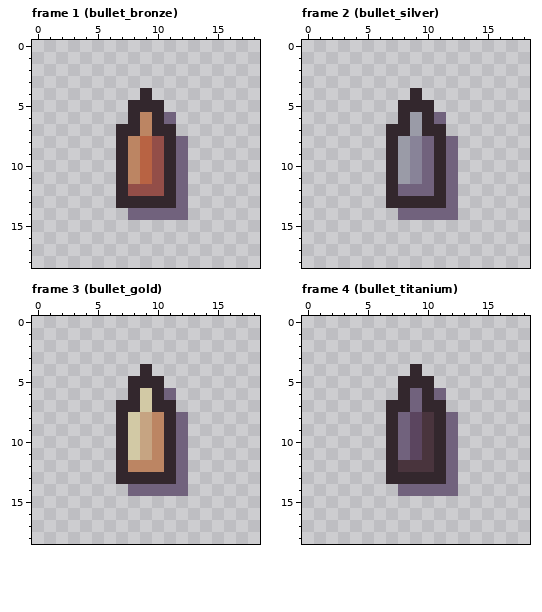
Pixel-art file -- dev/tokens.aseprite. The picture above is the old version.
19x19 pixels, 25 frames. Shown: frame 1 (bullet_bronze), frame 2 (bullet_silver), frame 3 (bullet_gold), frame 4 (bullet_titanium). The commit also changed other frames, which this record leaves out.
After:
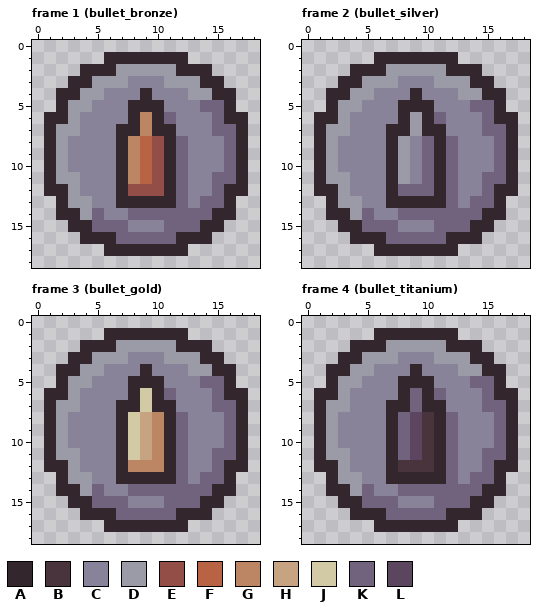
Palette (. is transparent): A #33272d  B #49343d  C #888398  D #9a9ba7  E #934e48  F #b86343  G #bc8563  H #c6a482  J #d2c9a5  K #71627d  L #5b455f
Edits made:
--- frame 1 (bullet_bronze)
@@ x 0..18 @@
  0 ...................
- 1 ...................
- 2 ...................
- 3 ...................
- 4 .........A.........
- 5 ........AAA........
- 6 ........AGAK.......
- 7 .......AAGAA.......
- 8 .......AGFEAK......
- 9 .......AGFEAK......
-10 .......AGFEAK......
-11 .......AGFEAK......
-12 .......AEEEAK......
-13 .......AAAAAK......
-14 ........KKKKK......
-15 ...................
-16 ...................
-17 ...................
+ 1 ......AAAAAAA......
+ 2 ....AAADDDDDAAA....
+ 3 ...AADDDCCCDDDAA...
+ 4 ..AADDCCCACCCDDAA..
+ 5 ..ADDCCCAAACCCKKA..
+ 6 .AADCCCCAGAKCCCKAA.
+ 7 .ADDCCCAAGAACCCKKA.
+ 8 .ADCCCCAGFEAKCCCKA.
+ 9 .ADCCCCAGFEAKCCCKA.
+10 .ADCCCCAGFEAKCCCKA.
+11 .ADDCCCAGFEAKCCKKA.
+12 .AADCCCAEEEAKCCKAA.
+13 ..ADDCCAAAAAKCKKA..
+14 ..AADKCCKKKKKKKAA..
+15 ...AAKKKCCCKKKAA...
+16 ....AAAKKKKKAAA....
+17 ......AAAAAAA......
 18 ...................
--- frame 2 (bullet_silver)
@@ x 0..18 @@
  0 ...................
- 1 ...................
- 2 ...................
- 3 ...................
- 4 .........A.........
- 5 ........AAA........
- 6 ........ADAK.......
- 7 .......AADAA.......
- 8 .......ADCKAK......
- 9 .......ADCKAK......
-10 .......ADCKAK......
-11 .......ADCKAK......
-12 .......AKKKAK......
-13 .......AAAAAK......
-14 ........KKKKK......
-15 ...................
-16 ...................
-17 ...................
+ 1 ......AAAAAAA......
+ 2 ....AAADDDDDAAA....
+ 3 ...AADDDCCCDDDAA...
+ 4 ..AADDCCCACCCDDAA..
+ 5 ..ADDCCCAAACCCKKA..
+ 6 .AADCCCCADAKCCCKAA.
+ 7 .ADDCCCAADAACCCKKA.
+ 8 .ADCCCCADCKAKCCCKA.
+ 9 .ADCCCCADCKAKCCCKA.
+10 .ADCCCCADCKAKCCCKA.
+11 .ADDCCCADCKAKCCKKA.
+12 .AADCCCAKKKAKCCKAA.
+13 ..ADDCCAAAAAKCKKA..
+14 ..AADKCCKKKKKKKAA..
+15 ...AAKKKCCCKKKAA...
+16 ....AAAKKKKKAAA....
+17 ......AAAAAAA......
 18 ...................
--- frame 3 (bullet_gold)
@@ x 0..18 @@
  0 ...................
- 1 ...................
- 2 ...................
- 3 ...................
- 4 .........A.........
- 5 ........AAA........
- 6 ........AJAK.......
- 7 .......AAJAA.......
- 8 .......AJHGAK......
- 9 .......AJHGAK......
-10 .......AJHGAK......
-11 .......AJHGAK......
-12 .......AGGGAK......
-13 .......AAAAAK......
-14 ........KKKKK......
-15 ...................
-16 ...................
-17 ...................
+ 1 ......AAAAAAA......
+ 2 ....AAADDDDDAAA....
+ 3 ...AADDDCCCDDDAA...
+ 4 ..AADDCCCACCCDDAA..
+ 5 ..ADDCCCAAACCCKKA..
+ 6 .AADCCCCAJAKCCCKAA.
+ 7 .ADDCCCAAJAACCCKKA.
+ 8 .ADCCCCAJHGAKCCCKA.
+ 9 .ADCCCCAJHGAKCCCKA.
+10 .ADCCCCAJHGAKCCCKA.
+11 .ADDCCCAJHGAKCCKKA.
+12 .AADCCCAGGGAKCCKAA.
+13 ..ADDCCAAAAAKCKKA..
+14 ..AADKCCKKKKKKKAA..
+15 ...AAKKKCCCKKKAA...
+16 ....AAAKKKKKAAA....
+17 ......AAAAAAA......
 18 ...................
--- frame 4 (bullet_titanium)
@@ x 0..18 @@
  0 ...................
- 1 ...................
- 2 ...................
- 3 ...................
- 4 .........A.........
- 5 ........AAA........
- 6 ........AKAK.......
- 7 .......AAKAA.......
- 8 .......AKLBAK......
- 9 .......AKLBAK......
-10 .......AKLBAK......
-11 .......AKLBAK......
-12 .......ABBBAK......
-13 .......AAAAAK......
-14 ........KKKKK......
-15 ...................
-16 ...................
-17 ...................
+ 1 ......AAAAAAA......
+ 2 ....AAADDDDDAAA....
+ 3 ...AADDDCCCDDDAA...
+ 4 ..AADDCCCACCCDDAA..
+ 5 ..ADDCCCAAACCCKKA..
+ 6 .AADCCCCAKAKCCCKAA.
+ 7 .ADDCCCAAKAACCCKKA.
+ 8 .ADCCCCAKLBAKCCCKA.
+ 9 .ADCCCCAKLBAKCCCKA.
+10 .ADCCCCAKLBAKCCCKA.
+11 .ADDCCCAKLBAKCCKKA.
+12 .AADCCCABBBAKCCKAA.
+13 ..ADDCCAAAAAKCKKA..
+14 ..AADKCCKKKKKKKAA..
+15 ...AAKKKCCCKKKAA...
+16 ....AAAKKKKKAAA....
+17 ......AAAAAAA......
 18 ...................
Boxes around the changes in both pictures, in picture pixels (x1, y1, x2, y2):
added: (44, 52, 248, 256)
added: (314, 52, 518, 256)
added: (44, 328, 248, 532)
added: (314, 328, 518, 532)
